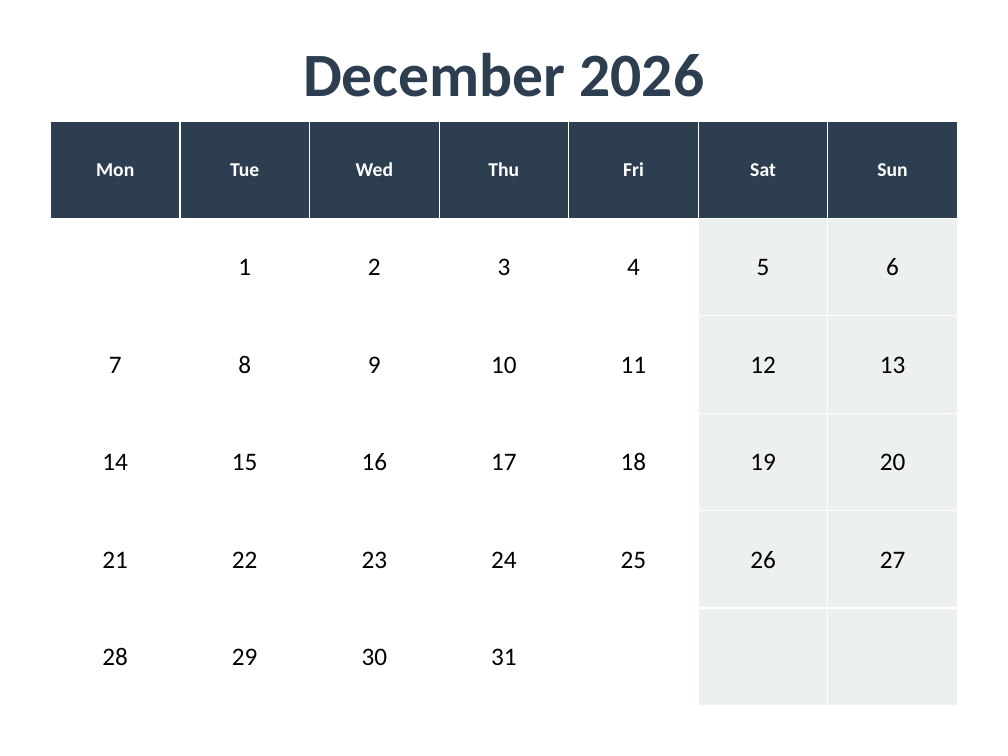
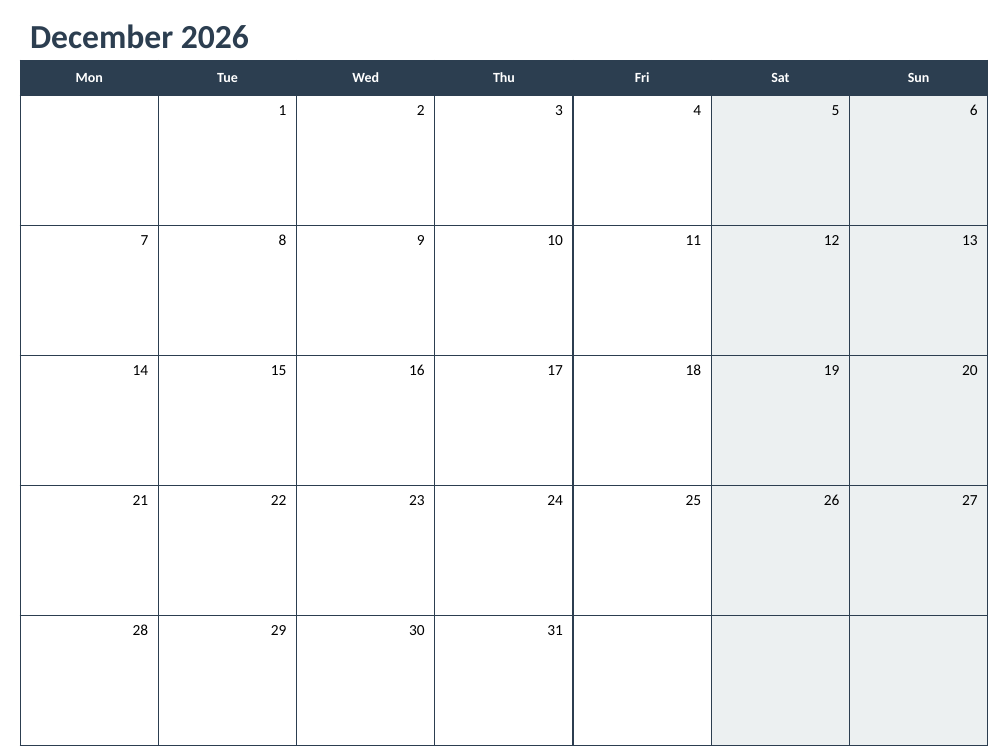
Before and after one commit to cakeface/tora_calendars, a slide deck: slide 12 of docs/2026_Calendar.pptx. Drawn at 1008x756 pixels with LibreOffice and Linux fonts; fonts in the diff are those of the drawing. Boxes give left, top, right and bottom in pixels: in the first picture for what was removed or moved away, otherwise in the second. Text is boxed around its words. In the diff, an @@ line names an element or a change of style, - is before the commit and + after.

```diff
--- a/docs/2026_Calendar.pptx
+++ b/docs/2026_Calendar.pptx
@@ text "December 2026": place and size @@
-text "December 2026" at box(303, 52, 704, 97)
+text "December 2026" at box(30, 24, 249, 49)
@@ text "December 2026" at box(30, 24, 249, 49): size 44 to 24 pt; alignment centre to left @@
@@ table at box(20, 60, 987, 746) @@
@@ size 14 to 10 pt in "Mon", "Tue", "Wed", "Thu" and 3 more places @@
@@ size 18 to 11 pt in "1", "2", "3", "4" and 27 more places @@
@@ alignment centre to right @@
@@ borders changed @@
@@ table: place and size @@
-table at box(50, 121, 961, 706)
+table at box(20, 60, 987, 746)
```
Also in this commit, not shown: 11 other slides changed, 1 other file.
